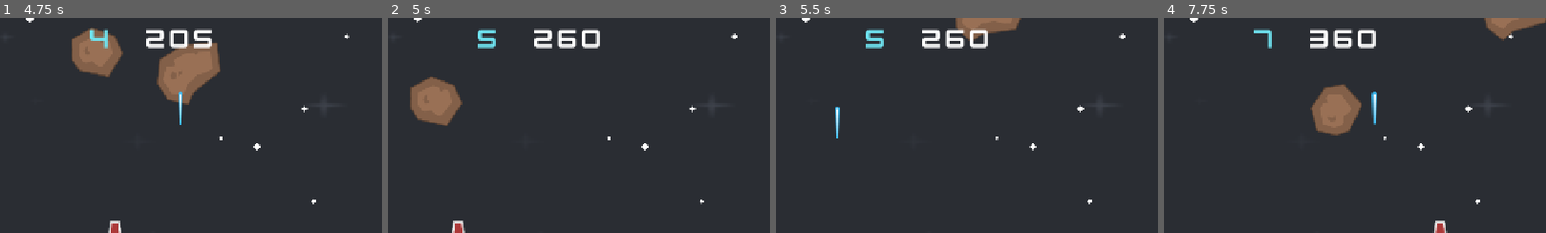
Above: before the commit, frames 1-4 (left to right).
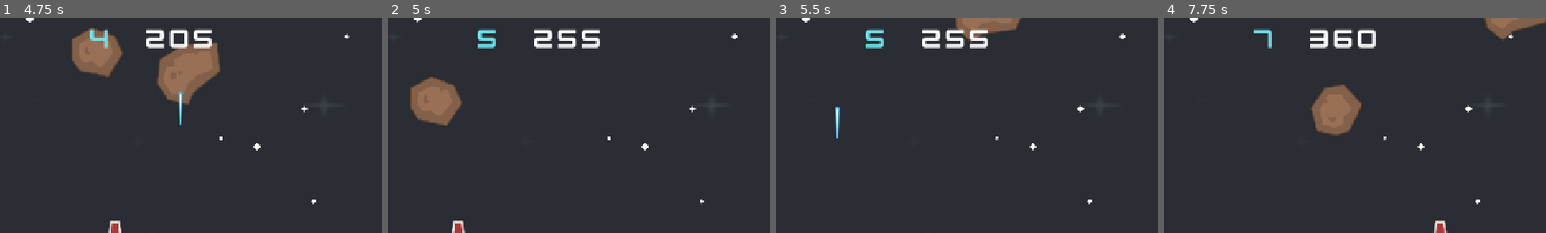
Above: after the commit, the same moments.

Repository: JulianNicholls/NetNinja-Godot-Tutorial
Game: Godot game, scene res://scenes/level.tscn
The game is run twice, just before and just after one commit, with the same random seed, the same clock (stepped at 60 frames per second) and the same inputs.
Inputs:
- Up to frame 1 (4.75 s): hold Right (right) 0.53-1.28 s; tap Space (shoot) every 0.75 s from 0.6 to 4.35 s; hold Down (down) 1.28-2.03 s; hold Right (right) 2.03-2.78 s; hold Up (up) 2.78-3.53 s; hold Left (left) from 3.53 s (still down); tap R (restart) at 4.15 s
- Up to frame 2 (5 s): keep holding Left (left)
- Up to frame 3 (5.5 s): release Left (left) at 5.03 s; hold Down (down) from 5.03 s (still down); tap Space (shoot) at 5.1 s
- Up to frame 4 (7.75 s): release Down (down) at 5.78 s; hold Right (right) 5.78-6.53 s; tap Space (shoot) at 5.85, 6.6, 7.35 s; hold Up (up) 6.53-7.28 s; hold Right (right) from 7.28 s (still down)
The pictures show only the part of the screen within x 30-80%, y 0-50%; the shares and areas given below are measured in that part.

Frame 1 is identical in both runs. In frame 2, 0.2% of the frame differs, in the area x 44-56%, y 4-15%; in frame 3, 0.2%; in frame 4, 0.2%, in the area x 54-56%, y 34-50%.

Commit message:
Add audio for lasers and explosions

Diff:
--- a/scenes/level.gd
+++ b/scenes/level.gd
@@ -39,6 +39,8 @@
 	meteor.connect('collision', _on_meteor_collision)
 
 func _on_meteor_collision() -> void:
+	$Player.play_collision_sound()
+
 	health -= 1
 	get_tree().call_group('UI', 'set_health', health)
 	if health <= 0:
--- a/scenes/meteor.gd
+++ b/scenes/meteor.gd
@@ -5,6 +5,8 @@
 var speed: int;
 var rot: float
 var dirX: float
+
+var can_collide := true
 
 func _ready() -> void:
 	var rng := RandomNumberGenerator.new()
@@ -29,9 +31,17 @@
 
 # Collision with ship
 func _on_body_entered(_body: Node2D) -> void:
-	collision.emit()
+	if can_collide:
+		collision.emit()
 
 func _on_laser_entered(area: Area2D) -> void:
+	area.queue_free()	# Destroy current laser
+
+	# We need to wait for the explosion to play for a bit before we delete ourzselves
+	$DestroySound.play()
+	$MeteorImage.hide()
+	can_collide = false
+	await get_tree().create_timer(0.5).timeout
+
 	Global.score += 5
-	area.queue_free()	# Destroy current laser
 	queue_free()		# Destroy this meteor
--- a/scenes/meteor.tscn
+++ b/scenes/meteor.tscn
@@ -2,6 +2,7 @@
 
 [ext_resource type="Script" uid="uid://brkwfl1v3w61x" path="res://scenes/meteor.gd" id="1_pxso2"]
 [ext_resource type="Texture2D" uid="uid://di8f25kxllwg5" path="res://assets/PNG/Meteors/meteorBrown_big4.png" id="1_tcwo0"]
+[ext_resource type="AudioStream" uid="uid://gtg6yqss8hw7" path="res://assets/Bonus/explosion.ogg" id="3_83eji"]
 
 [sub_resource type="CircleShape2D" id="CircleShape2D_rgm4q"]
 radius = 50.803543
@@ -17,5 +18,8 @@
 [node name="CollisionShape2D" type="CollisionShape2D" parent="." unique_id=1861119177]
 shape = SubResource("CircleShape2D_rgm4q")
 
+[node name="DestroySound" type="AudioStreamPlayer2D" parent="." unique_id=195377793]
+stream = ExtResource("3_83eji")
+
 [connection signal="area_entered" from="." to="." method="_on_laser_entered"]
 [connection signal="body_entered" from="." to="." method="_on_body_entered"]
--- a/scenes/player.gd
+++ b/scenes/player.gd
@@ -23,5 +23,9 @@
 	# Shoot input
 	if laserReady and Input.is_action_just_pressed('shoot'):
 		laserReady = false
-		$LaserTimer.start(0.25)
+		$LaserTimer.start(0.2)
 		laser.emit($LaserStartPos.global_position)
+		$LaserSound.play()
+
+func play_collision_sound() -> void:
+	$CollisionSound.play()
--- a/scenes/player.tscn
+++ b/scenes/player.tscn
@@ -2,6 +2,8 @@
 
 [ext_resource type="Texture2D" uid="uid://oiugrqb73olj" path="res://assets/PNG/playerShip1_red.png" id="1_3vyb7"]
 [ext_resource type="Script" uid="uid://okioub41sr24" path="res://scenes/player.gd" id="1_g2els"]
+[ext_resource type="AudioStream" uid="uid://c1ybdu778og11" path="res://assets/Bonus/sfx_laser2.ogg" id="3_qhqgy"]
+[ext_resource type="AudioStream" uid="uid://c5v4b0hndcg7e" path="res://assets/Bonus/Explosion.wav" id="4_dqkch"]
 
 [node name="Player" type="CharacterBody2D" unique_id=1474618124]
 collision_mask = 6
@@ -20,4 +22,10 @@
 wait_time = 0.079
 one_shot = true
 
+[node name="LaserSound" type="AudioStreamPlayer2D" parent="." unique_id=1394576943]
+stream = ExtResource("3_qhqgy")
+
+[node name="CollisionSound" type="AudioStreamPlayer2D" parent="." unique_id=794309892]
+stream = ExtResource("4_dqkch")
+
 [connection signal="timeout" from="LaserTimer" to="." method="_on_laser_timer_ready"]
Not shown, added: assets/Bonus/Explosion.wav
Not shown, added: assets/Bonus/explosion.ogg
Not shown, added: assets/Bonus/sfx_laser2.ogg
